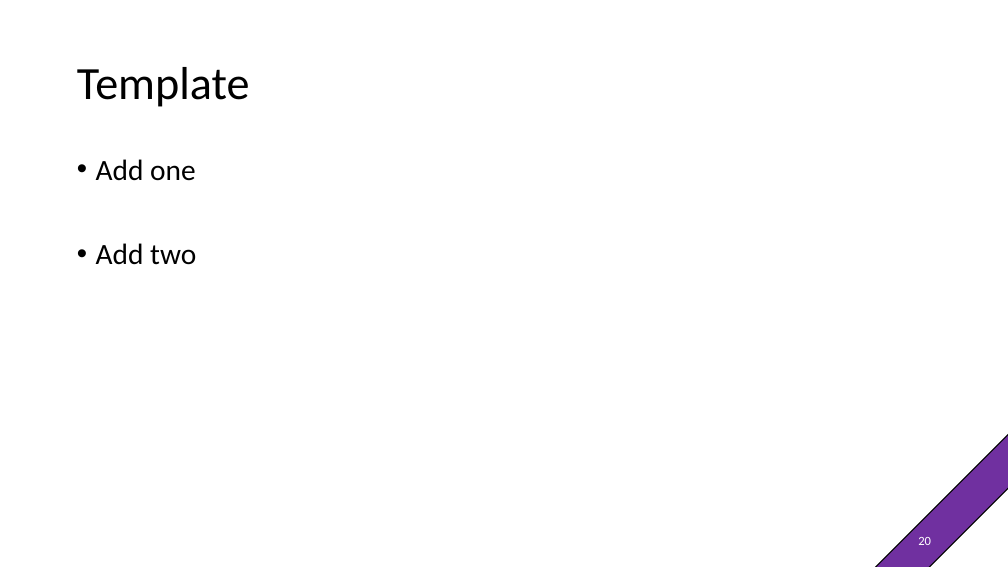
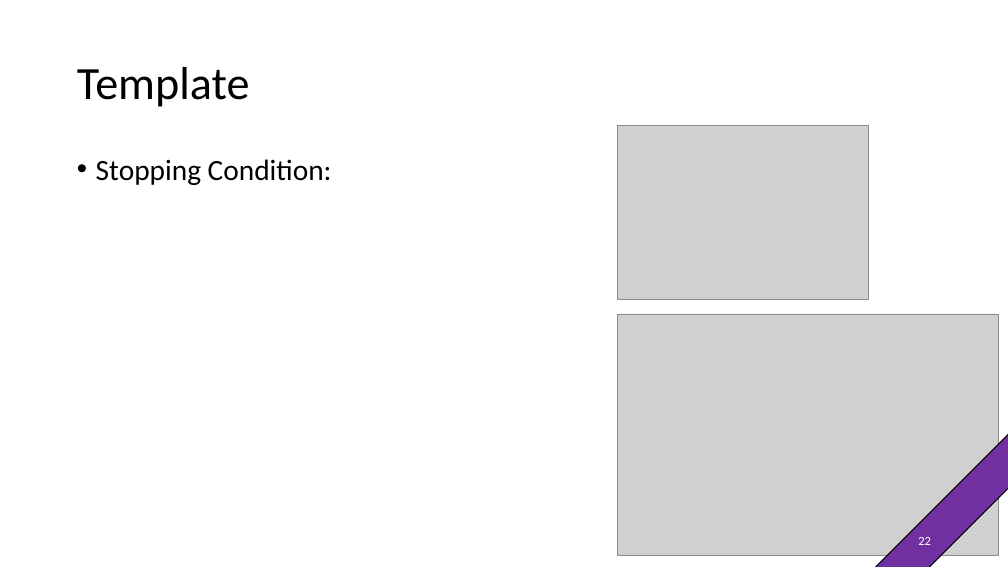
Before and after one commit to xHascox/Bakery, a slide deck: slide 22 of Presentation/Presentation Group 1_OS_Unifr.pptx (slide 20 before the commit). Drawn at 1008x567 pixels with LibreOffice and Linux fonts; fonts in the diff are those of the drawing; grey boxes stand for pictures. Boxes give left, top, right and bottom in pixels: in the first picture for what was removed or moved away, otherwise in the second. Text is boxed around its words. In the diff, an @@ line names an element or a change of style, - is before the commit and + after.

```diff
--- a/Presentation/Presentation Group 1_OS_Unifr.pptx
+++ b/Presentation/Presentation Group 1_OS_Unifr.pptx
@@ picture added at [618, 125, 868, 299] @@
@@ text at [96, 159, 332, 185]: text changed @@
-• Add one
-• Add two
+• Stopping Condition:
@@ picture added at [618, 314, 999, 556] @@
@@ page number at [918, 537, 931, 545]: text changed @@
-20
+22
```
Also in this commit, not shown: 3 other slides changed, 1 other file.
